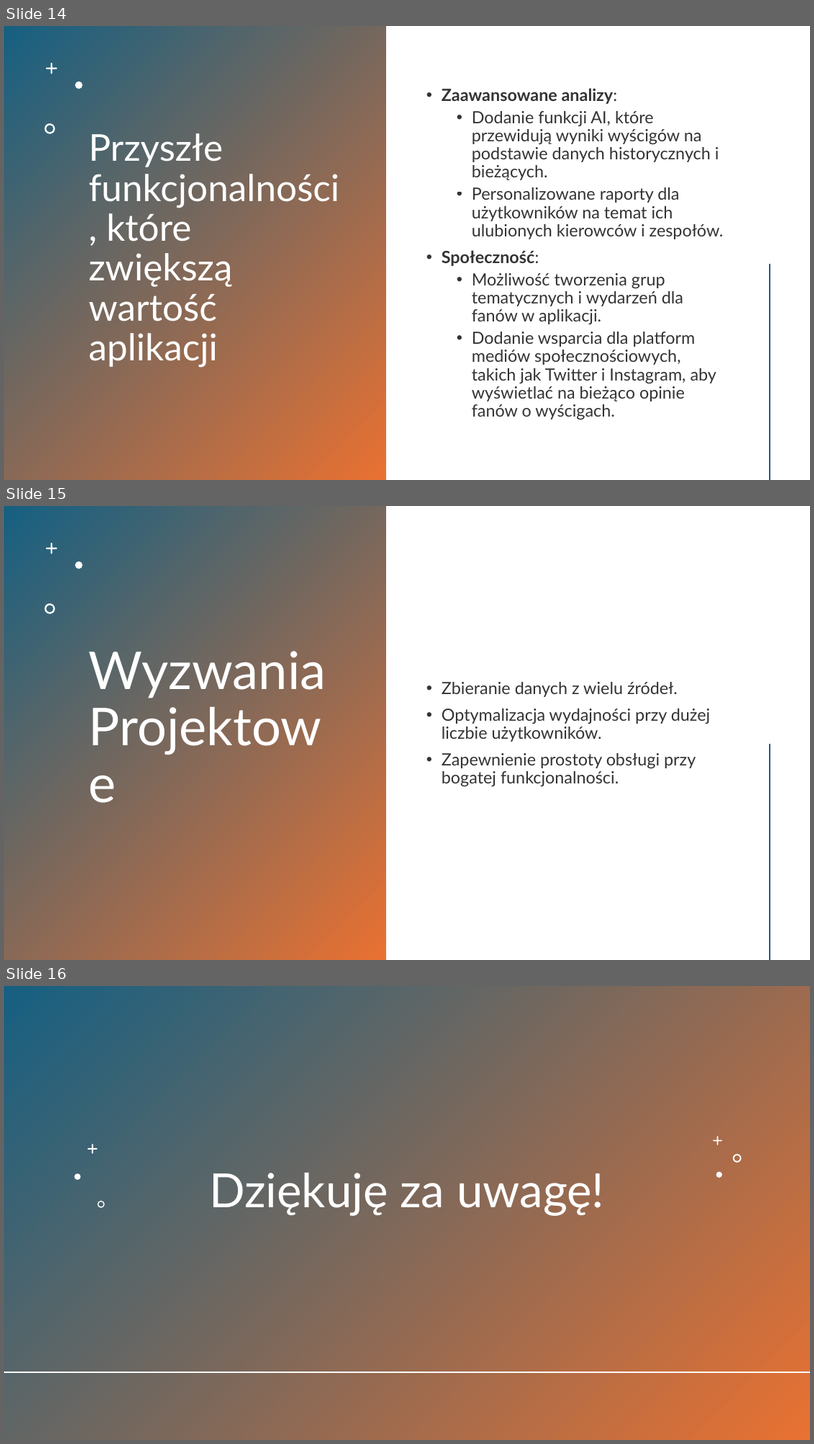
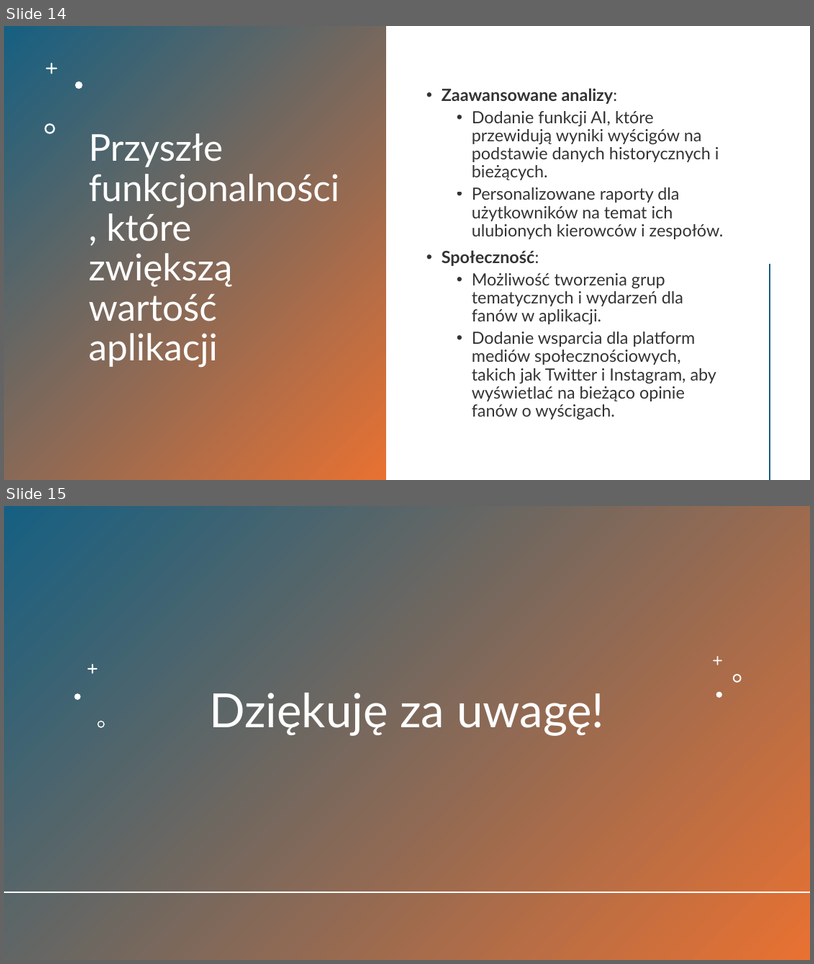
Before and after one commit to andrzejjnk/F1App, a slide deck: ZP/ZP.pptx. Shown one above the other, each under a label of ours: slides 14, 15 and 16 before the commit, slides 14 and 15 after it. The pictures are 814x1444 and 814x964 pixels, drawn with LibreOffice and Linux fonts; fonts in the diff are those of the drawing. Boxes give left, top, right and bottom in pixels: in the first picture for what was removed or moved away, otherwise in the second. Text is boxed around its words. In the diff, an @@ line names an element or a change of style, - is before the commit and + after.

Commit message:
Presentation update

```diff
--- a/ZP/ZP.pptx
+++ b/ZP/ZP.pptx
@@ slide 15 removed at [4,506,810,960], background #FFFFFF @@
@@ rectangle removed at [4,506,386,960] @@
@@ freeform shape removed at [46,543,57,554] @@
@@ freeform shape removed at [75,561,82,569] @@
@@ freeform shape removed at [44,603,55,614] @@
@@ title removed at [89,644,327,698] @@
-Wyzwania Projektowe
@@ text removed at [442,682,710,787] @@
-• Zbieranie danych z wielu źródeł.
-• Optymalizacja wydajności przy dużej liczbie użytkowników.
-• Zapewnienie prostoty obsługi przy bogatej funkcjonalności.
@@ line removed from (771, 745) to (771, 959) @@
@@ what was slide 16 is now slide 15 @@
```
